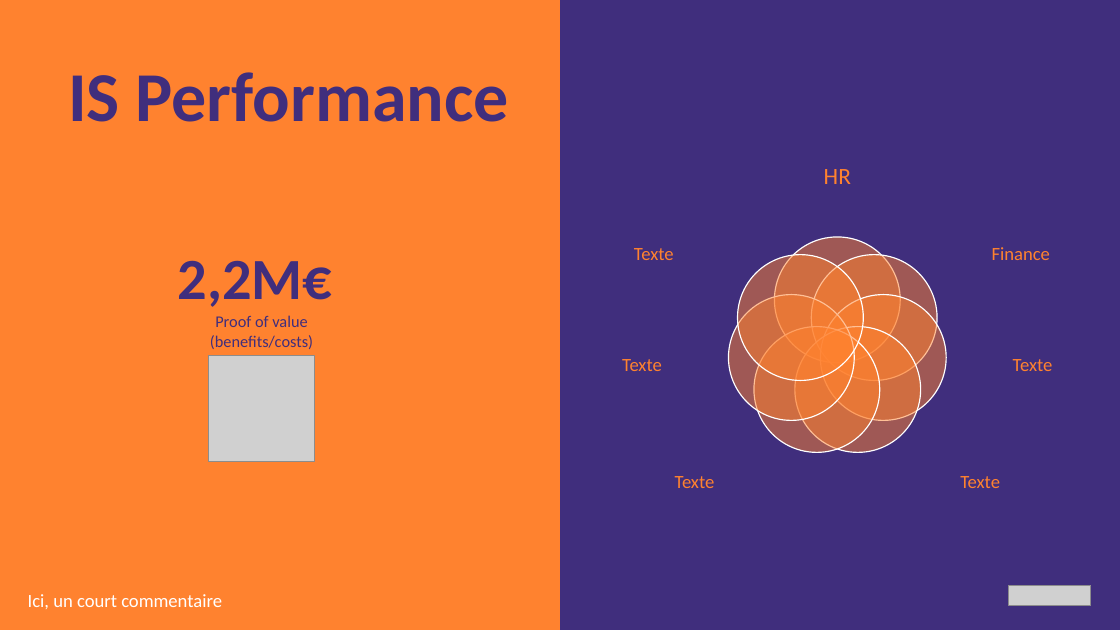
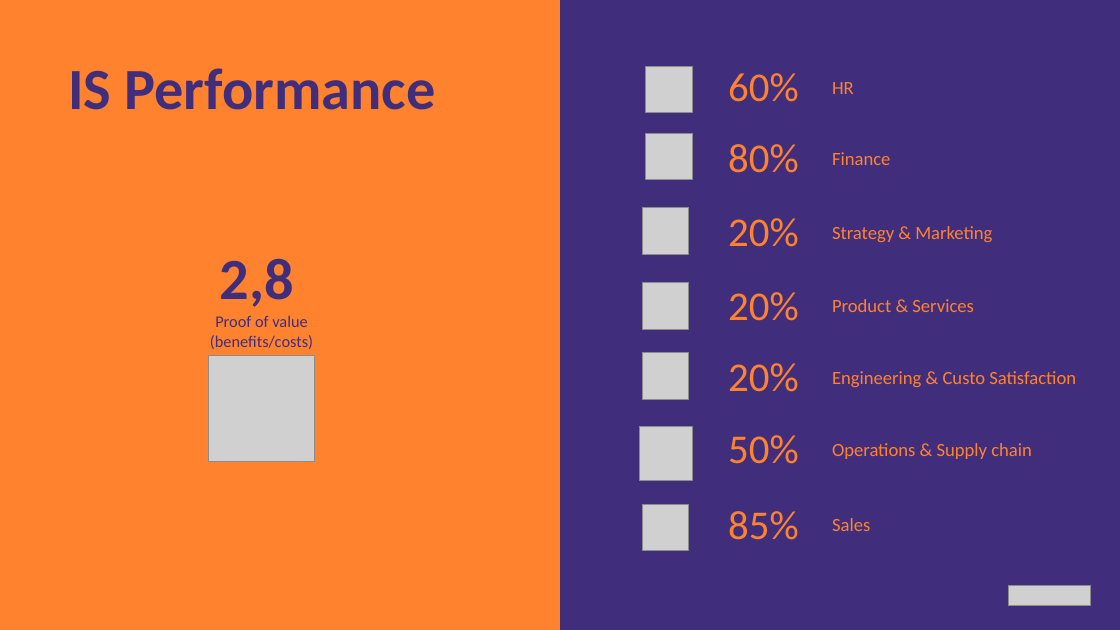
Before and after one commit to Jintus/powerpoint-generator, a slide deck: slide 8 of build/assets/KPI.pptx. Drawn at 1120x630 pixels with LibreOffice and Linux fonts; fonts in the diff are those of the drawing; grey boxes stand for pictures. Boxes give left, top, right and bottom in pixels: in the first picture for what was removed or moved away, otherwise in the second. Text is boxed around its words. In the diff, an @@ line names an element or a change of style, - is before the commit and + after.

```diff
--- a/build/assets/KPI.pptx
+++ b/build/assets/KPI.pptx
@@ text "IS Performance" at (68, 68, 435, 110): size 60 to 50 pt @@
@@ picture added at (646, 66, 692, 113) @@
@@ text added at (728, 73, 799, 102), 35 pt, text #FF822F @@
+60%
@@ text "HR": place and size @@
-text "HR" at (824, 169, 851, 184)
+text "HR" at (832, 82, 854, 94)
@@ text "HR" at (832, 82, 854, 94): size 20 to 16 pt; alignment centre to left; line spacing 0.9 to 1; less space between paragraphs; vertical alignment middle to top @@
@@ picture added at (646, 134, 692, 180) @@
@@ text added at (728, 144, 799, 173), 35 pt, text #FF822F @@
+80%
@@ text "Finance": place and size @@
-text "Finance" at (992, 247, 1050, 260)
+text "Finance" at (832, 152, 890, 165)
@@ text "Finance" at (832, 152, 890, 165): alignment centre to left; line spacing 0.9 to 1; less space between paragraphs; vertical alignment middle to top @@
@@ picture added at (643, 208, 689, 254) @@
@@ text added at (728, 218, 799, 247), 35 pt, text #FF822F @@
+20%
@@ text added at (832, 226, 992, 242), 16 pt, text #FF822F @@
+Strategy & Marketing
@@ text at (220, 258, 294, 307): text changed @@
-2,2M€
+2,8
@@ group removed at (622, 237, 1053, 488): 7 ellipses, 5 texts @@
-Texte
-Texte
-Texte
-Texte
-Texte
@@ picture added at (643, 282, 689, 329) @@
@@ text added at (728, 292, 799, 321), 35 pt, text #FF822F @@
+20%
@@ text added at (832, 299, 974, 312), 16 pt, text #FF822F @@
+Product & Services
@@ picture added at (643, 353, 689, 399) @@
@@ text added at (728, 363, 799, 392), 35 pt, text #FF822F @@
+20%
@@ text added at (832, 371, 1076, 387), 16 pt, text #FF822F @@
+Engineering & Custo Satisfaction
@@ picture added at (639, 427, 692, 480) @@
@@ text added at (728, 435, 799, 464), 35 pt, text #FF822F @@
+50%
@@ text added at (832, 443, 1032, 459), 16 pt, text #FF822F @@
+Operations & Supply chain
@@ picture added at (643, 504, 689, 550) @@
@@ text added at (728, 511, 799, 540), 35 pt, text #FF822F @@
+85%
@@ text added at (832, 518, 870, 531), 16 pt, text #FF822F @@
+Sales
@@ text removed at (28, 594, 222, 609) @@
-Ici, un court commentaire
```
Also in this commit, not shown: 11 other slides changed, 1 slide added, 12 other files.
